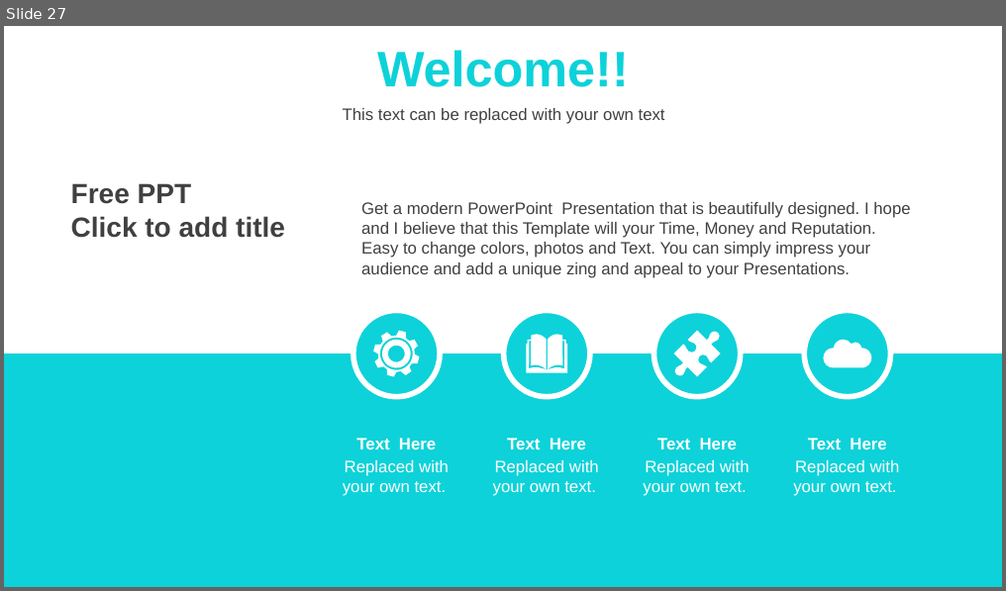
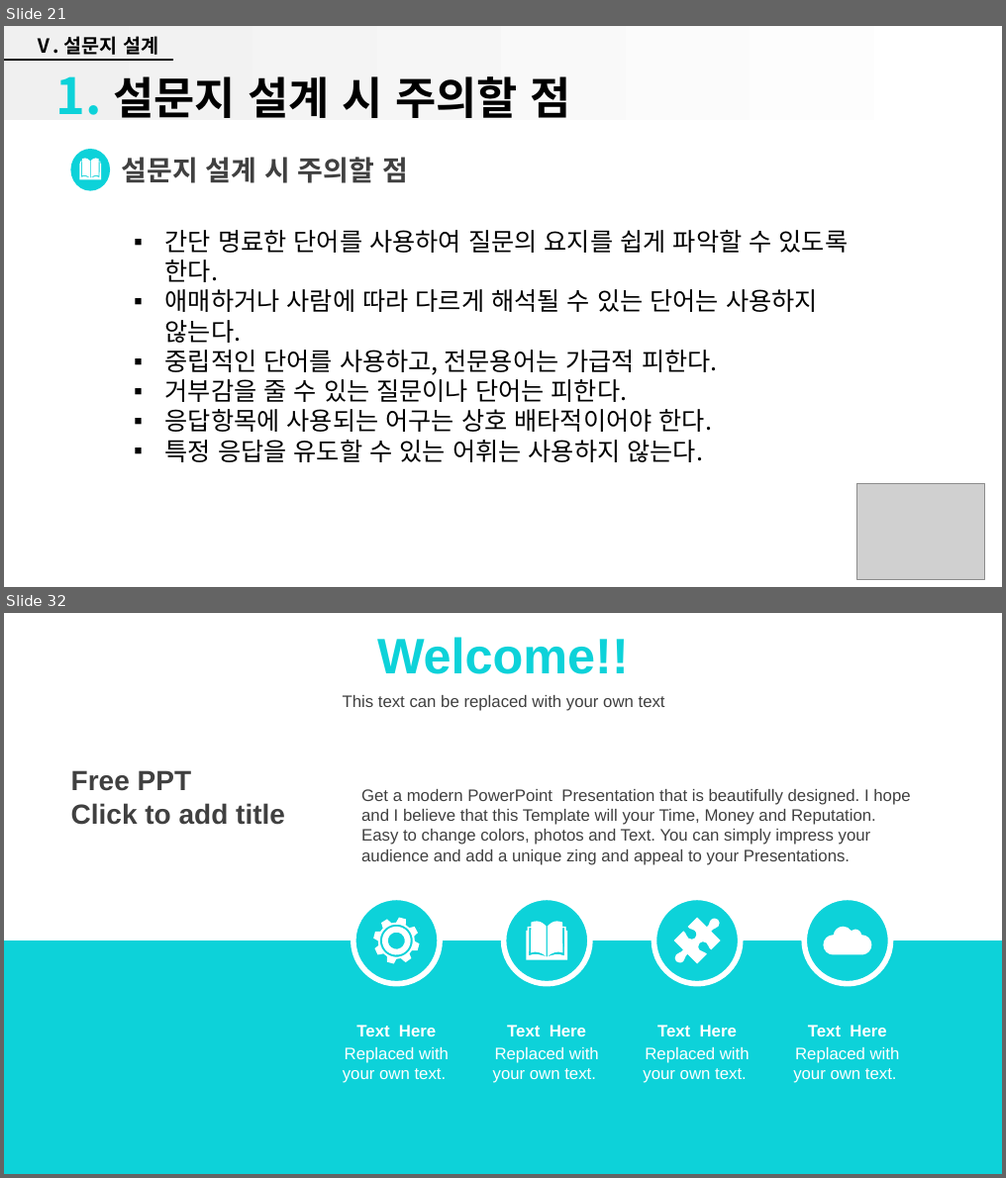
Before and after one commit to kyunleader/-, a slide deck: 과학교 2주차 발표자료.pptx. Shown one above the other, each under a label of ours: slide 27 before the commit, slides 21 and 32 after it; the slides between them are not shown. The pictures are 1006x591 and 1006x1178 pixels, drawn with LibreOffice and Linux fonts; fonts in the diff are those of the drawing; grey boxes stand for pictures; background and template pictures are left out. Boxes give left, top, right and bottom in pixels: in the first picture for what was removed or moved away, otherwise in the second. Text is boxed around its words. In the diff, an @@ line names an element or a change of style, - is before the commit and + after.

```diff
--- a/과학교 2주차 발표자료.pptx
+++ b/과학교 2주차 발표자료.pptx
@@ slide 21 added at (4,26,1002,587), background #FFFFFF @@
@@ rectangle added at (4,26,998,120), fill gradient #F0F0F0 to #FFFFFF @@
@@ text added at (34,36,158,55), 14 pt, text #000000, bold @@
+Ⅴ. 설문지 설계
@@ line added from (4, 59) to (172, 59), #000000 1.5 pt @@
@@ title added at (56,76,570,118), 32 pt, text #000000, bold @@
+1. 설문지 설계 시 주의할 점
@@ ellipse added at (71,149,110,190), fill #0DD2D9 @@
@@ freeform shape added at (80,158,102,179), fill #FFFFFF @@
@@ text added at (122,157,408,183), 20 pt, text #404040, bold @@
+설문지 설계 시 주의할 점
@@ text added at (165,230,848,463), 18 pt, text #000000 @@
+▪ 간단 명료한 단어를 사용하여 질문의 요지를 쉽게 파악할 수 있도록 한다.
+▪ 애매하거나 사람에 따라 다르게 해석될 수 있는 단어는 사용하지 않는다.
+▪ 중립적인 단어를 사용하고, 전문용어는 가급적 피한다.
+▪ 거부감을 줄 수 있는 질문이나 단어는 피한다.
+▪ 응답항목에 사용되는 어구는 상호 배타적이어야 한다.
+▪ 특정 응답을 유도할 수 있는 어휘는 사용하지 않는다.
@@ picture added at (856,484,985,579) @@
@@ what was slide 27 is now slide 32 @@
```
Also in this commit, not shown: 2 slides changed, 27 other slides added, 23 slides removed.
